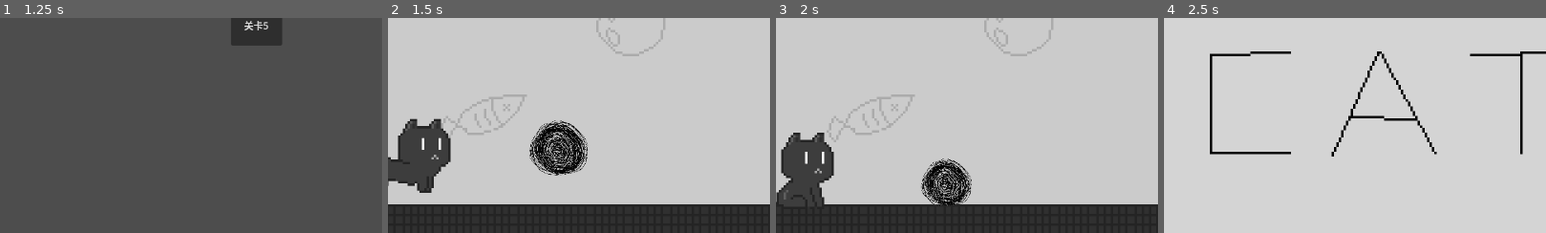
Above: before the commit, frames 1-4 (left to right).
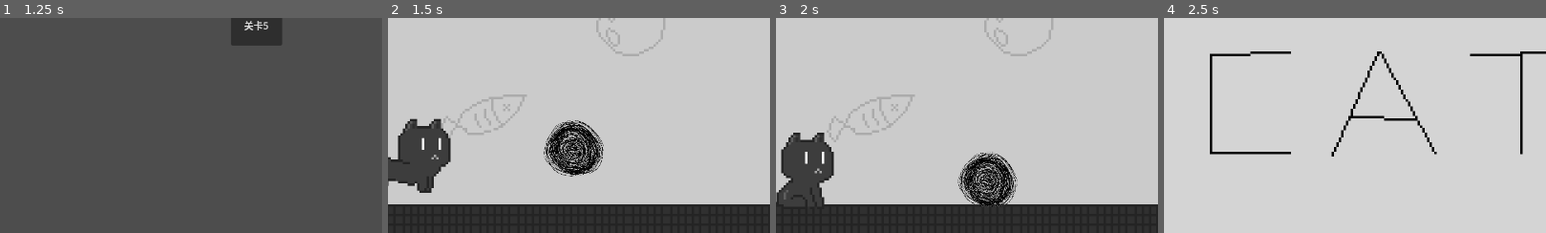
Above: after the commit, the same moments.

Repository: lzcm729/cat-and-string-ball
Game: Godot game, scene res://GUI/start_menu.tscn
Same seed, same stepped clock (60 frames per second), same inputs: the game is played once before the commit and once after it.
Inputs:
- Up to frame 1 (1.25 s): click "Play" at 0.5 s
- Up to frame 2 (1.5 s): click "关卡1" at 1.25 s
- Up to frame 3 (2 s): no input
- Up to frame 4 (2.5 s): click "Back" at 2 s
The pictures show only the part of the screen within x 7-57%, y 50-100%; the shares and areas given below are measured in that part.

Frame 1 is identical in both runs. In frame 2, 3.3% of the frame differs, in the area x 37-57%, y 47-74%; in frame 3, 4.4%, in the area x 38-64%, y 62-88%; in frame 4, nothing differs.

Commit message:
被叼起来后隐藏 扔下去重新召唤
T 叼起来
G 扔下去

Diff:
--- a/StringBall/StringBall.gd
+++ b/StringBall/StringBall.gd
@@ -1,12 +1,15 @@
 extends RigidBody2D
-var chaos_core = preload("res://ChaosCore/ChaosCore.tscn")
+
+#var chaos_core = preload("res://ChaosCore/ChaosCore.tscn")
 #@onready var sprite = $Sprite2D
 #@onready var collision = $CollisionShape2D
 
-var initial_size = 100.
-var broken_size = 30.
+var initial_hp = 100.
+var broken_ratio = 0.3
 
-@onready var current_size = initial_size
+var is_free_moving = true
+
+@onready var current_hp = initial_hp
 @onready var recorded_position = position
 @onready var initial_collision_scale = $CollisionShape2D.get_scale()
 @onready var initial_sprite_scale = $Sprite2D.get_scale()
@@ -15,7 +18,7 @@
 
 
 func _ready():
-	#Hit(Vector2(10000, 0))
+	Hit(Vector2(10000, 0))
 	pass
 
 
@@ -24,50 +27,65 @@
 
 
 func _physics_process(delta):
-	var delta_position = abs(position - recorded_position)
-	recorded_position = position
-	var distance = delta_position.x + delta_position.y
-	MapDistanceToSize(distance)
-	if current_size > broken_size:
-		SetScaleBySize()
-	else:
-		$Sprite2D.hide()
-		show_chaos_core.emit(position)
-		queue_free()
-
-
-# DEPRECATED
-func SelfScale(factor:Vector2):
-	# 碰撞按比例缩小
-	$CollisionShape2D.apply_scale(factor)
-	# sprite需要其他方案
-	$Sprite2D.apply_scale(factor)
-
-
-# DEPRECATED
-func MapDistanceToScale(distance:float) -> Vector2:
-	# 每移动1/10单位距离 缩放*0.99
-	var res = pow(0.99, distance/10)
-	return Vector2(res, res)
+	if not is_sleeping():
+		var delta_position = abs(position - recorded_position)
+		recorded_position = position
+		var distance = delta_position.x + delta_position.y
+		MapDistanceToSize(distance)
+		if current_hp > initial_hp * broken_ratio:
+			SetScaleBySize()
+		else:
+			$Sprite2D.hide()
+			show_chaos_core.emit(position)
+			queue_free()
 
 
 func MapDistanceToSize(distance:float):
-	# 每移动1/5单位距离 size-1
-	current_size -= distance/5
+	# 每移动1/n单位距离 size-1
+	current_hp -= clampf(distance/50, 0, INF)
 
 
 func SetScaleBySize():
-	var ratio = current_size / initial_size
+	var ratio = current_hp / initial_hp
 	$CollisionShape2D.set_scale(initial_collision_scale*ratio)
 	# TODO sprite需要其他方案
 	$Sprite2D.set_scale(initial_sprite_scale*ratio)
 
+# 随着缩小要留下印迹
+func DrawFootprint():
+	pass
 
+
+# INTERFACE
 # 被击打
 func Hit(force:Vector2):
 	apply_central_force(force)
 
 
-# 随着缩小要留下印迹
-func DrawFootprint():
-	pass
+# INTERFACE
+# 被叼起来 返回此时球相较于初始值的比例
+func BePicked() -> float:
+	set_sleeping(true)
+	hide()
+	return current_hp / initial_hp
+
+
+# INTERFACE
+# 被扔下
+func BeDropped(pos:Vector2):
+	PhysicsServer2D.body_set_state(
+		self.get_rid(),
+		PhysicsServer2D.BODY_STATE_TRANSFORM,
+		Transform2D.IDENTITY.translated(pos)
+	)
+	set_sleeping(false)
+	await get_tree().process_frame
+	show()
+
+
+func _input(event):
+	if event is InputEventKey and event.pressed:
+		if event.keycode == KEY_T:
+			BePicked()
+		if event.keycode == KEY_G:
+			BeDropped(Vector2(500, 250))
--- a/StringBall/StringBall.tscn
+++ b/StringBall/StringBall.tscn
@@ -1,13 +1,16 @@
-[gd_scene load_steps=4 format=3 uid="uid://b36bl5hadkdtm"]
+[gd_scene load_steps=5 format=3 uid="uid://b36bl5hadkdtm"]
 
 [ext_resource type="Script" path="res://StringBall/StringBall.gd" id="1_v6uy8"]
 [ext_resource type="Texture2D" uid="uid://cqhak76kqruoh" path="res://StringBall/StringBall.png" id="2_wgvc4"]
+
+[sub_resource type="PhysicsMaterial" id="PhysicsMaterial_duu8p"]
 
 [sub_resource type="CircleShape2D" id="CircleShape2D_eoqub"]
 
 [node name="StringBall" type="RigidBody2D"]
 collision_layer = 2
 collision_mask = 2
+physics_material_override = SubResource("PhysicsMaterial_duu8p")
 angular_damp = 1.0
 script = ExtResource("1_v6uy8")
 
